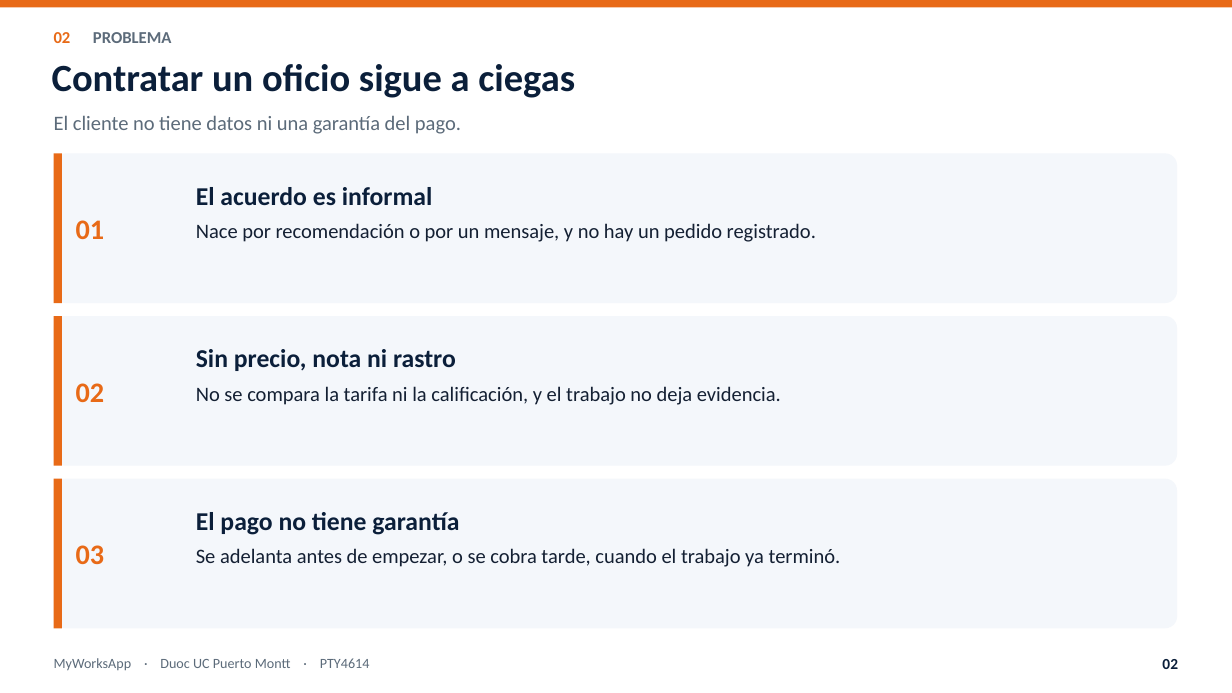
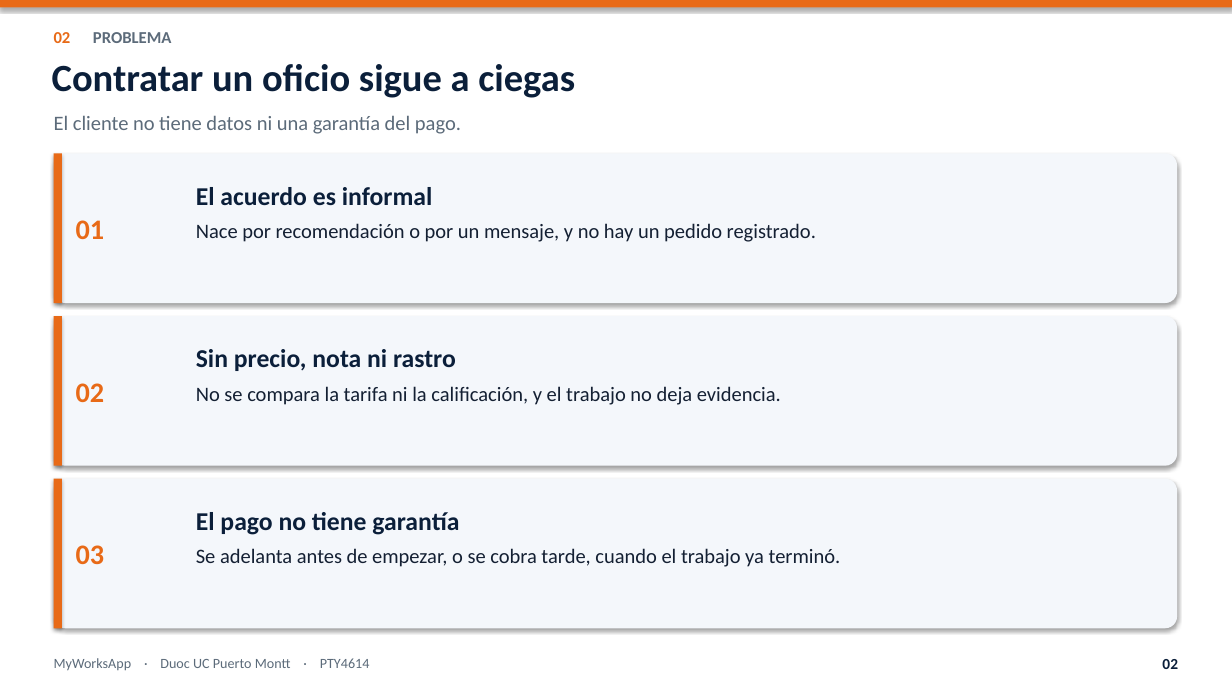
Before and after one commit to nicoussj/Proyecto-Titulo-MyWorksApp, a slide deck: slide 2 of Fase 2/Presentacion_final_MyWorksApp.pptx. Drawn at 1232x693 pixels with LibreOffice and Linux fonts; fonts in the diff are those of the drawing. Boxes give left, top, right and bottom in pixels: in the first picture for what was removed or moved away, otherwise in the second. Text is boxed around its words. In the diff, an @@ line names an element or a change of style, - is before the commit and + after.

```diff
--- a/Fase 2/Presentacion_final_MyWorksApp.pptx
+++ b/Fase 2/Presentacion_final_MyWorksApp.pptx
@@ shadow on in 7 elements at [0,0,1232,7], [54,153,1177,303], [54,153,62,303], [54,316,1177,466], [54,316,62,466], [54,479,1177,628], [54,479,62,628] @@
```
Also in this commit, not shown: 10 other slides changed, 4 slides added, 2 slides removed, 3 other files.
